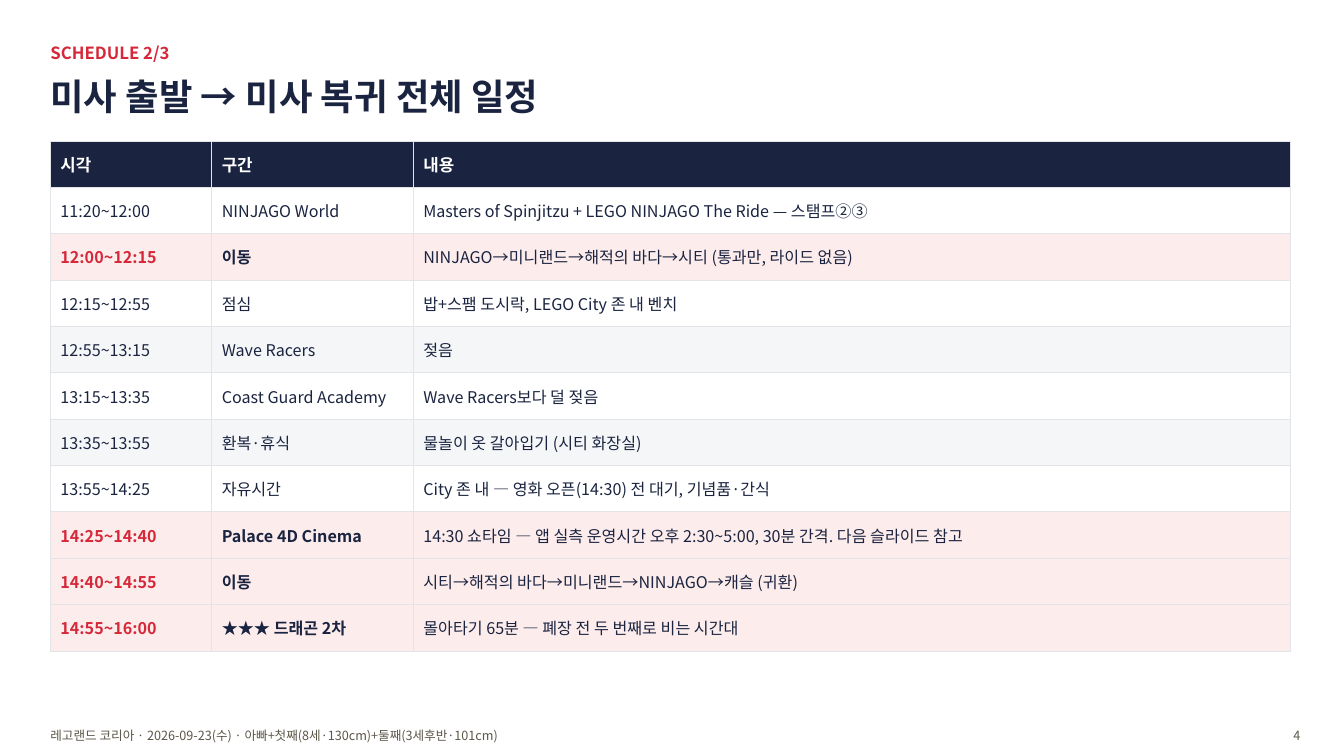
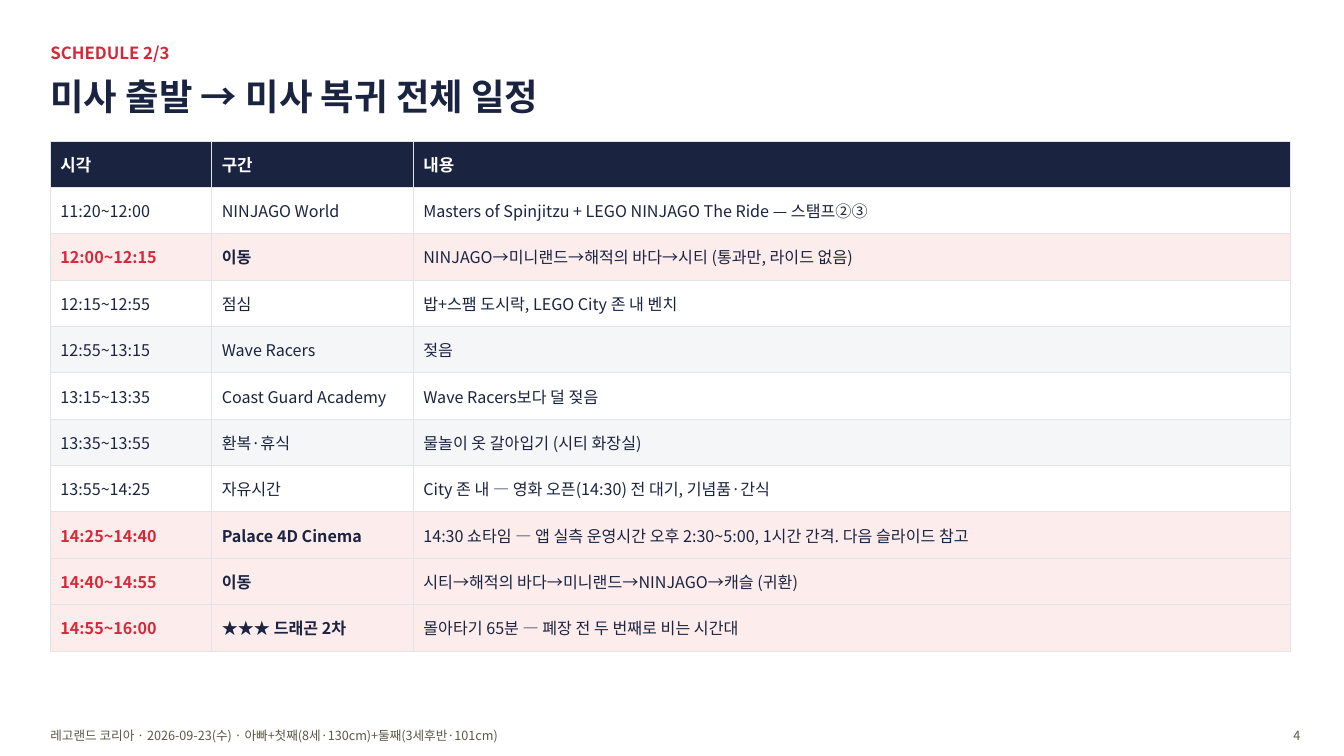
Before and after one commit to wonhee9299/wonee9, a slide deck: slide 4 of family-outings/assets/legoland_20260923_plan.pptx. Drawn at 1344x756 pixels with LibreOffice and Linux fonts; fonts in the diff are those of the drawing. Boxes give left, top, right and bottom in pixels: in the first picture for what was removed or moved away, otherwise in the second. Text is boxed around its words. In the diff, an @@ line names an element or a change of style, - is before the commit and + after.

```diff
--- a/family-outings/assets/legoland_20260923_plan.pptx
+++ b/family-outings/assets/legoland_20260923_plan.pptx
@@ table at (x1=50, y1=141, x2=1291, y2=640) @@
-row 9, column 3: 14:30 쇼타임 — 앱 실측 운영시간 오후 2:30~5:00, 30분 간격. 다음 슬라이드 참고
+row 9, column 3: 14:30 쇼타임 — 앱 실측 운영시간 오후 2:30~5:00, 1시간 간격. 다음 슬라이드 참고
```
Also in this commit, not shown: 2 other slides changed, 1 slide added, 3 other files.
